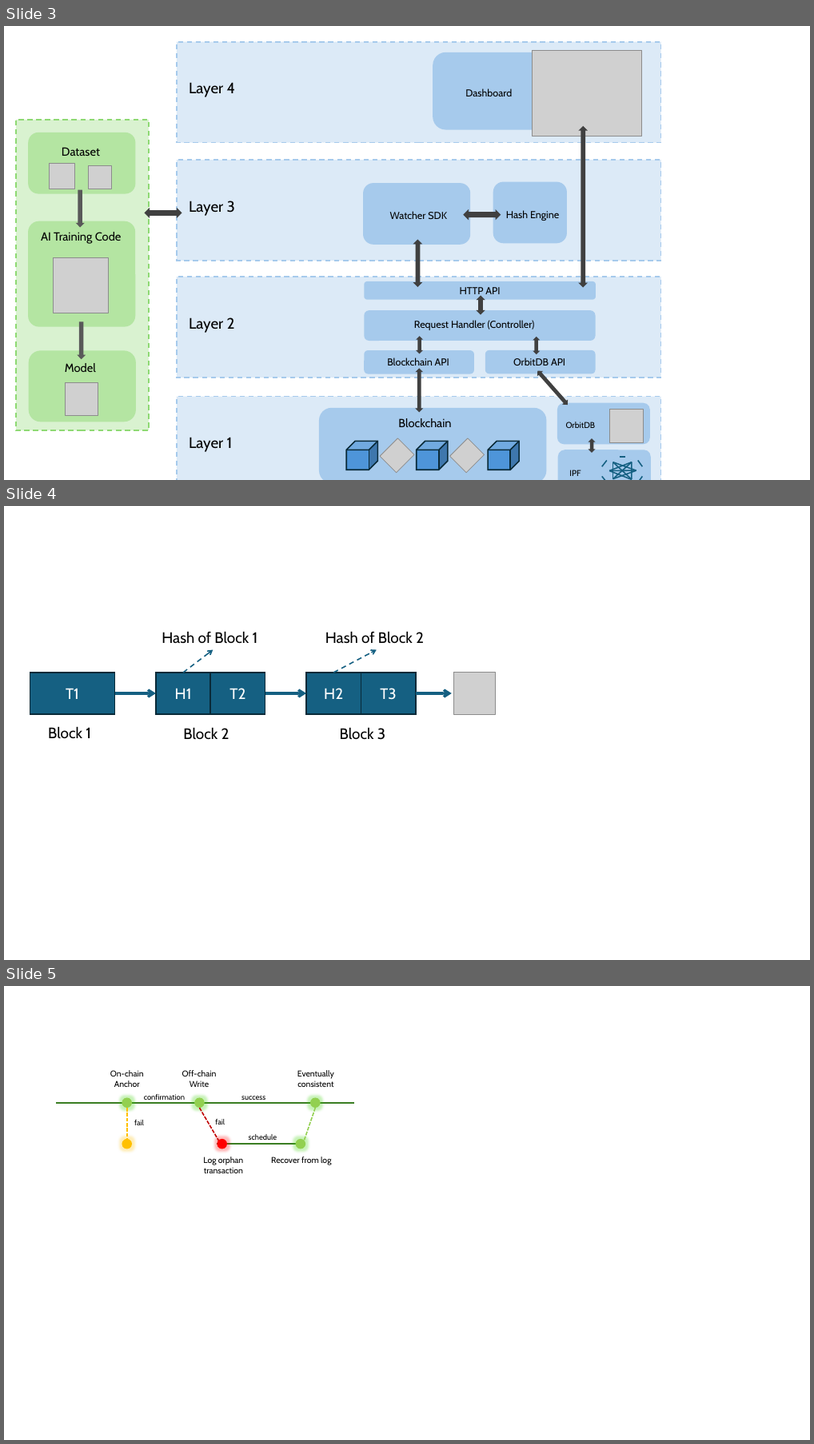
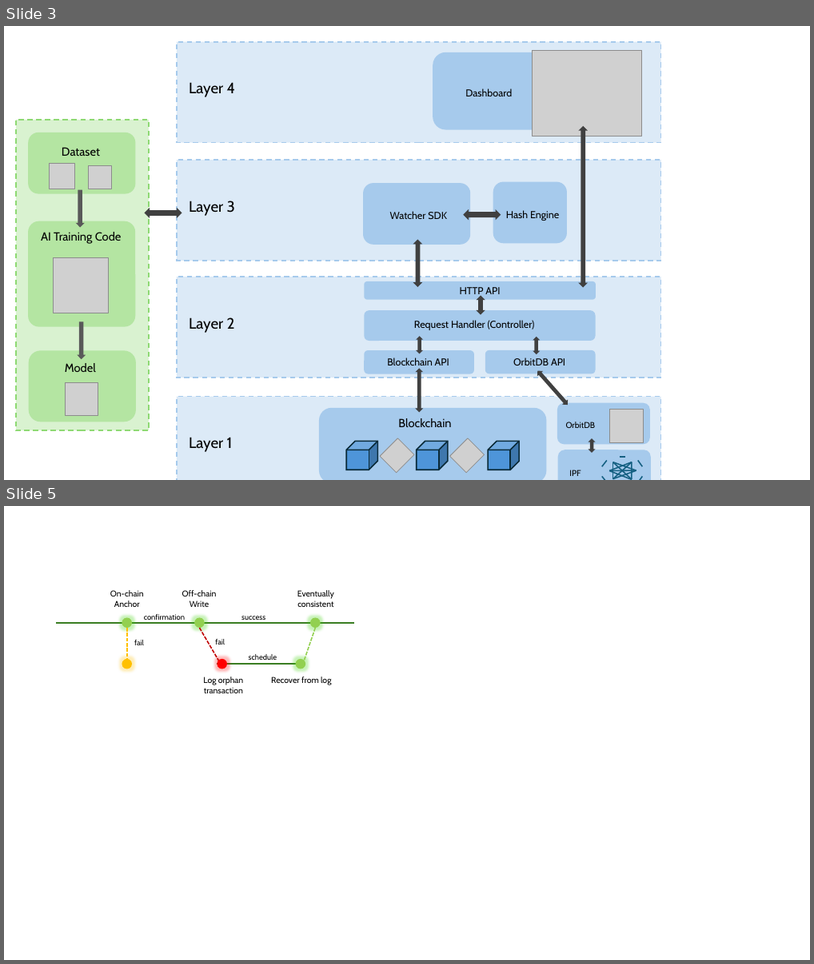
Before and after one commit to xinyuanhu1066/capstone-project, a slide deck: docs/ArchitectureBlockDiagram.pptx. Shown one above the other, each under a label of ours: slides 3, 4 and 5 before the commit, slides 3 and 5 after it; the slides between them are not shown. The pictures are 814x1444 and 814x964 pixels, drawn with LibreOffice and Linux fonts; fonts in the diff are those of the drawing; grey boxes stand for pictures; background and template pictures are left out. Boxes give left, top, right and bottom in pixels: in the first picture for what was removed or moved away, otherwise in the second. Text is boxed around its words. In the diff, an @@ line names an element or a change of style, - is before the commit and + after.

Commit message:
docs: update the concept diagram of hash chain

```diff
--- a/docs/ArchitectureBlockDiagram.pptx
+++ b/docs/ArchitectureBlockDiagram.pptx
@@ slide 4 removed at <box>4,506,810,960</box>, background #FFFFFF @@
@@ group removed at <box>30,631,496,740</box>: 5 rectangles, 5 arrows, 5 texts, 1 picture @@
-T1
-H1
-T2
-H2
-T3
-Block 1
-Block 2
-Block 3
-Hash of Block 1
-Hash of Block 2
```
Also in this commit, not shown: 1 slide added, 1 other file.
